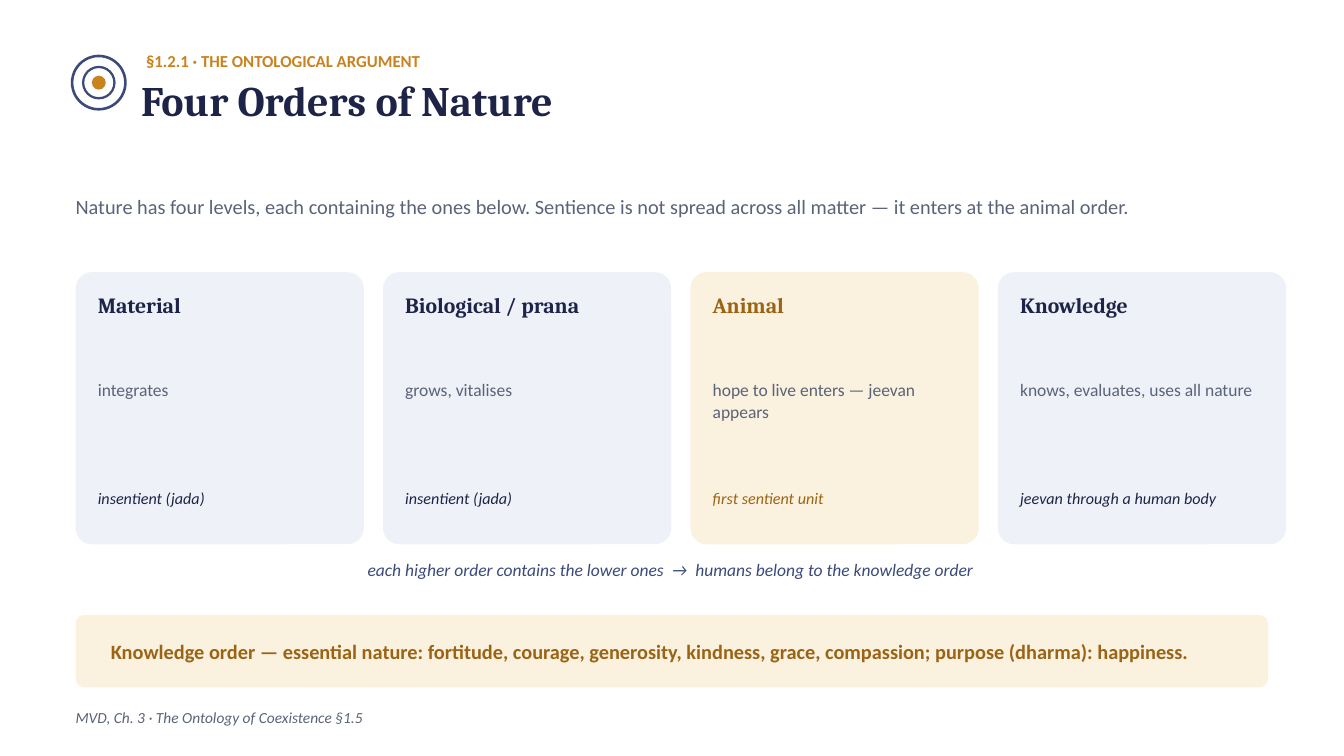
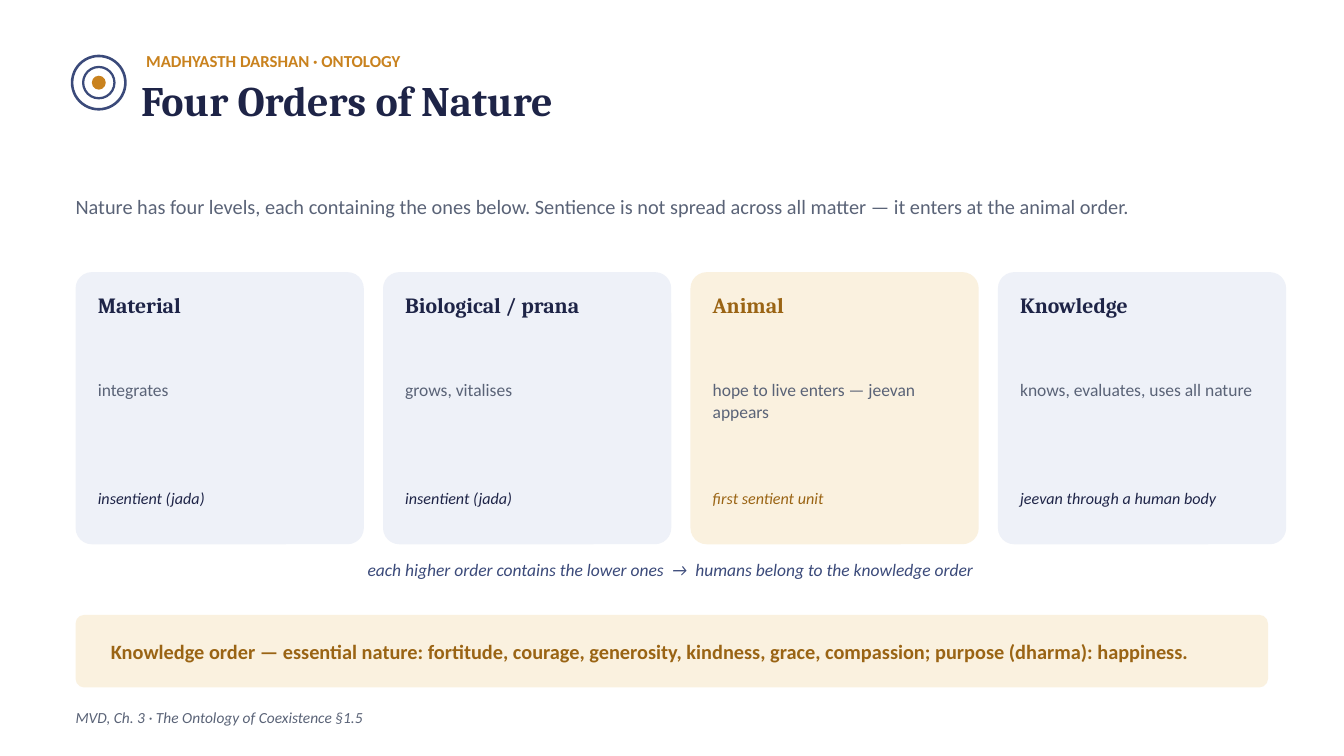
Before and after one commit to raghavamohan/AnalyticMadhyasthDarshan, a slide deck: slide 8 of Studies/Why-Humans-Are-Not-Just-Material/Why-Humans-Are-Not-Just-Material.pptx (slide 5 before the commit). Drawn at 1344x756 pixels with LibreOffice and Linux fonts; fonts in the diff are those of the drawing. Boxes give left, top, right and bottom in pixels: in the first picture for what was removed or moved away, otherwise in the second. Text is boxed around its words. In the diff, an @@ line names an element or a change of style, - is before the commit and + after.

```diff
--- a/Studies/Why-Humans-Are-Not-Just-Material/Why-Humans-Are-Not-Just-Material.pptx
+++ b/Studies/Why-Humans-Are-Not-Just-Material/Why-Humans-Are-Not-Just-Material.pptx
@@ text at <box>146,56,400,67</box>: text changed @@
-§1.2.1 · THE ONTOLOGICAL ARGUMENT
+MADHYASTH DARSHAN · ONTOLOGY
```
Also in this commit, not shown: 17 other slides changed, 6 other files.
